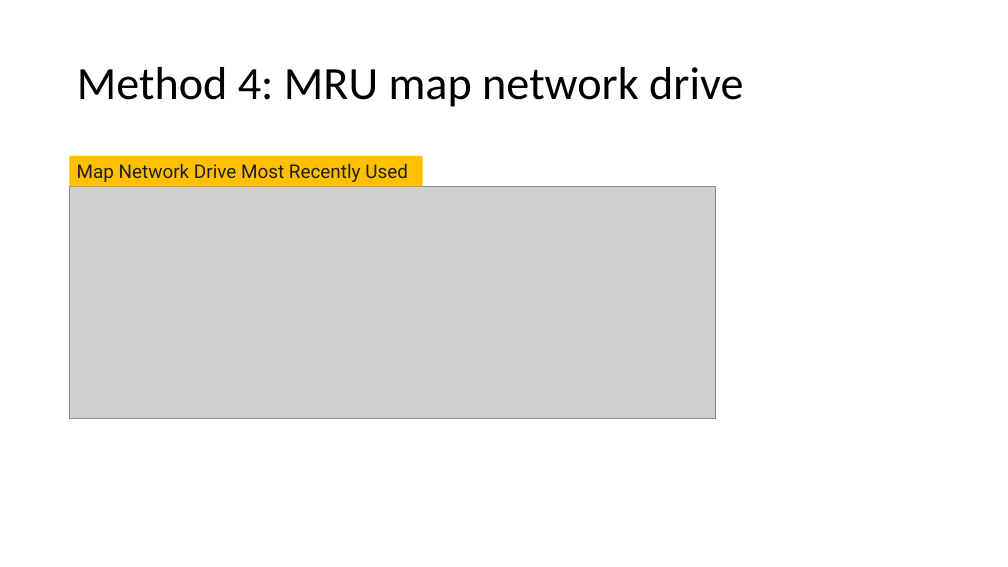
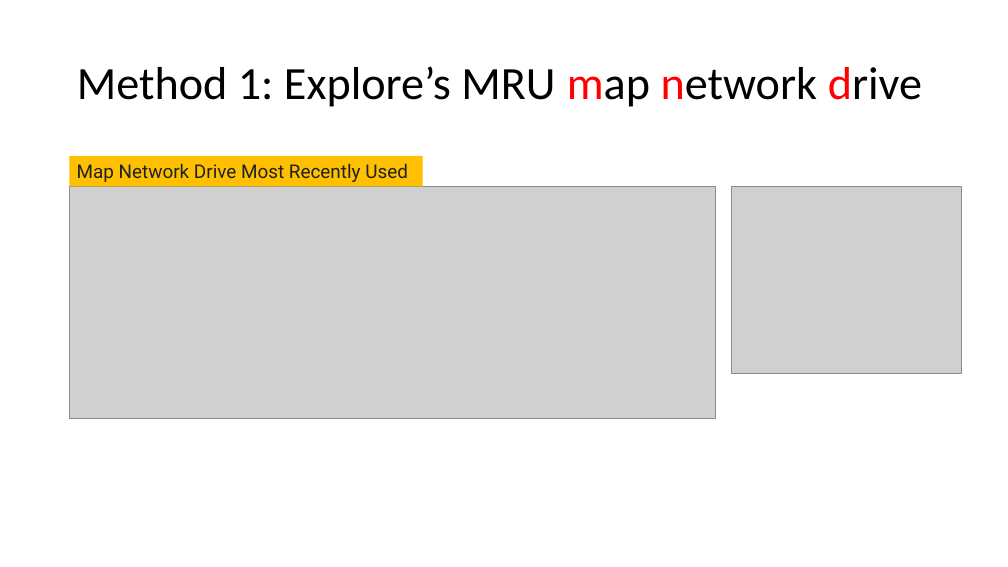
Before and after one commit to frankwxu/digital-forensics-lab, a slide deck: slide 7 of NIST_Data_Leakage_Case/NIST_Data_Leakage_06_Network_Shellbag_Jumplist.pptx (slide 9 before the commit). Drawn at 1008x567 pixels with LibreOffice and Linux fonts; fonts in the diff are those of the drawing; grey boxes stand for pictures; background and template pictures are left out. Boxes give left, top, right and bottom in pixels: in the first picture for what was removed or moved away, otherwise in the second. Text is boxed around its words. In the diff, an @@ line names an element or a change of style, - is before the commit and + after.

```diff
--- a/NIST_Data_Leakage_Case/NIST_Data_Leakage_06_Network_Shellbag_Jumplist.pptx
+++ b/NIST_Data_Leakage_Case/NIST_Data_Leakage_06_Network_Shellbag_Jumplist.pptx
@@ title at (x1=77, y1=66, x2=922, y2=107): text changed @@
-Method 4: MRU map network drive
+Method 1: Explore’s MRU map network drive
@@ picture added at (x1=731, y1=187, x2=961, y2=374) @@
```
Also in this commit, not shown: 10 other slides changed, 5 slides added, 1 slide removed, 2 other files.
